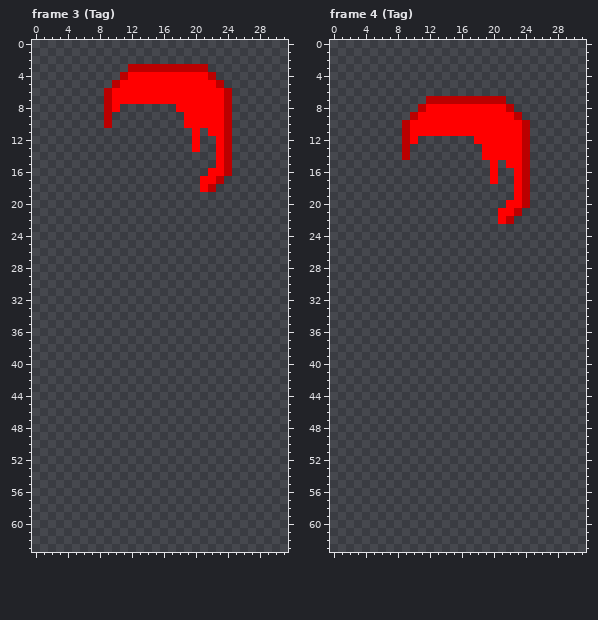
Two states of a pixel-art file, Assets/Resources/Clothes/Hair Left.aseprite. That is the earlier state.
32x64 pixels, 12 frames. Colours within 5 levels of each other are drawn and written as one. Shown: frame 3 (Tag), frame 4 (Tag). The commit also changed other frames, which this record leaves out.
The same view after the edit:
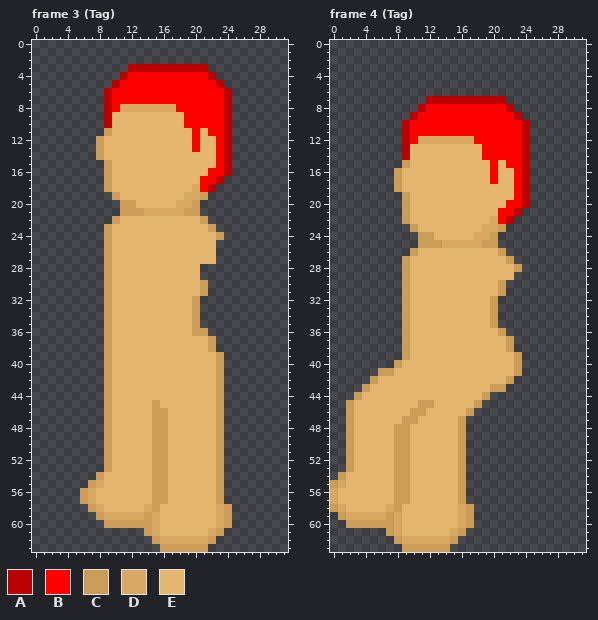
Palette (. is transparent): A #bb0000  B #ff0000  C #cb9c57  D #d8a862  E #e5b670
Changes in this commit:
layer "Layer 1" now shown
Changed rows in their new state; - is an unchanged pixel.
Frame 3 (Tag), layer "Layer 1":
first column x 6:
 8 -----DDDDDDD-------
 9 ----EEEEEEEEE------
10 ----EEEEEEEEE------
11 ---CEEEEEEEEEE-E---
12 --CEEEEEEEEEEE-EE--
13 --CEEEEEEEEEEE-EE--
14 --CEEEEEEEEEEEEEE--
15 ---CEEEEEEEEEEEEE--
16 ---CEEEEEEEEEEEE---
17 ---CEEEEEEEEEEE----
18 ---CEEEEEEEEEED----
19 ----CEEEEEEEEDDC---
20 -----CCEEEEEDDC----
21 -----CCCDDDDDCC----
22 ----CEEEEEEEEEEC---
23 ---CEEEEEEEEEEEEC--
24 ---CEEEEEEEEEEEEEC-
25 ---CEEEEEEEEEEEEE--
26 ---CEEEEEEEEEEEEE--
27 ---CEEEEEEEEEEEEE--
28 ---CEEEEEEEEEEE----
29 ---CEEEEEEEEEEE----
30 ---CEEEEEEEEEEEC---
31 ---CEEEEEEEEEEEC---
32 ---CEEEEEEEEEEC----
33 ---CEEEEEEEEEEC----
34 ---CEEEEEEEEEEC----
35 ---CEEEEEEEEEEC----
36 ---CEEEEEEEEEECC---
37 ---CEEEEEEEEEEEEC--
38 ---CEEEEEEEEEEEEC--
39 ---CEEEEEEEEEEEEEC-
40 ---CEEEEEEEEEEEEEC-
41 ---CEEEEEEEEEEEEEC-
42 ---CEEEEEEEEEEEEEC-
43 ---CEEEEEEEEEEEEEC-
44 ---CEEEEEEEEEEEEEC-
45 ---CEEEEECEEEEEEEC-
46 ---CEEEEECCEEEEEEC-
47 ---CEEEEECCEEEEEEC-
48 ---CEEEEECCEEEEEEC-
49 ---CEEEEECCEEEEEEC-
50 ---CEEEEECCEEEEEEC-
51 ---CEEEEECCEEEEEEC-
52 ---CEEEEECCEEEEEEC-
53 ---CEEEEECCEEEEEEC-
54 --CEEEEEECCEEEEEEC-
55 -CDEEEEEECCEEEEEEC-
56 CDEEEEEEECCEEEEEEC-
57 CDEEEEEEECCEEEEEEC-
58 -CDEEEEEDCEEEEEEEDC
59 --CDDDDDCDEEEEEEEDC
60 ---CCCCCCDEEEEEEEDC
61 --------CDEEEEEEDC-
62 ---------CDDDDDDC--
63 ----------CCCCCC---
Frame 4 (Tag), layer "Layer 1":
first column x 0:
12 -----------DDDDDDD------
13 ----------EEEEEEEEE-----
14 ----------EEEEEEEEE-----
15 ---------CEEEEEEEEEE-E--
16 --------CEEEEEEEEEEE-EE-
17 --------CEEEEEEEEEEE-EE-
18 --------CEEEEEEEEEEEEEE-
19 ---------CEEEEEEEEEEEEE-
20 ---------CEEEEEEEEEEEE--
21 ---------CEEEEEEEEEEE---
22 ---------CEEEEEEEEEED---
23 ----------CEEEEEEEEDDC--
24 -----------CCEEEEEDDC---
25 -----------CCCDDDDDCC---
26 ----------CEEEEEEEEEEC--
27 ---------CEEEEEEEEEEEEC-
28 ---------CEEEEEEEEEEEEEC
29 ---------CEEEEEEEEEEEEE-
30 ---------CEEEEEEEEEEEC--
31 ---------CEEEEEEEEEEEC--
32 ---------CEEEEEEEEEEC---
33 ---------CEEEEEEEEEEC---
34 ---------CEEEEEEEEEEC---
35 ---------CEEEEEEEEEEC---
36 ---------CEEEEEEEEEEEC--
37 ---------CEEEEEEEEEEEEC-
38 ---------CEEEEEEEEEEEEC-
39 ---------CEEEEEEEEEEEEEC
40 --------CEEEEEEEEEEEEEEC
41 ------CCEEEEEEEEEEEEEEEC
42 -----CEEEEEEEEEEEEEEEEC-
43 ----CEEEEEEEEEEEEEEECC--
44 ---CEEEEEEEEEEEEEEEC----
45 --CEEEEEEEECCEEEEEC-----
46 --CEEEEEEECCEEEEEC------
47 --CEEEEEECCEEEEEC-------
48 --CEEEEECCEEEEEEC-------
49 --CEEEEECCEEEEEEC-------
50 --CEEEEECCEEEEEEC-------
51 --CEEEEECCEEEEEEC-------
52 --CEEEEECCEEEEEEC-------
53 --CEEEEECCEEEEEEC-------
54 -CEEEEEECCEEEEEEC-------
55 CDEEEEEECCEEEEEEC-------
56 DEEEEEEECCEEEEEEC-------
57 DEEEEEEECCEEEEEEC-------
58 CDEEEEEDCEEEEEEEDC------
59 -CDDDDDCDEEEEEEEDC------
60 --CCCCCCDEEEEEEEDC------
61 -------CDEEEEEEDC-------
62 --------CDDDDDDC--------
63 ---------CCCCCC---------
Changed places in both pictures, as pixel boxes (x1, y1, x2, y2):
added: (80, 104, 232, 552)
added: (330, 136, 522, 552)
